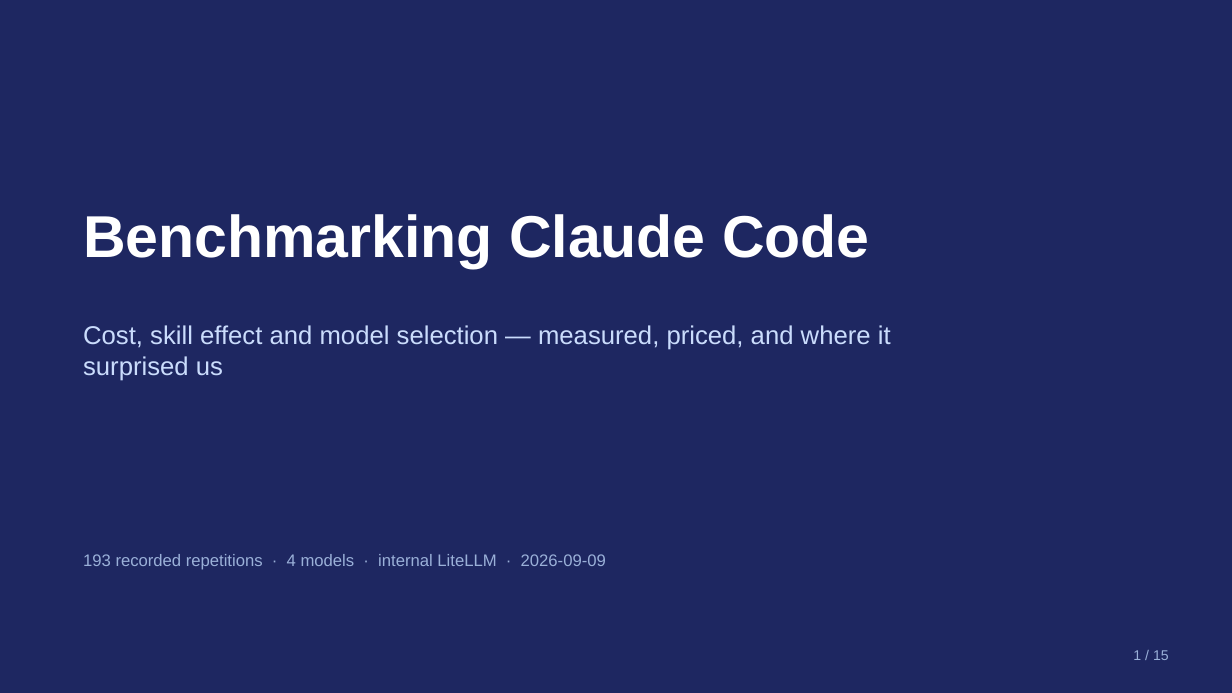
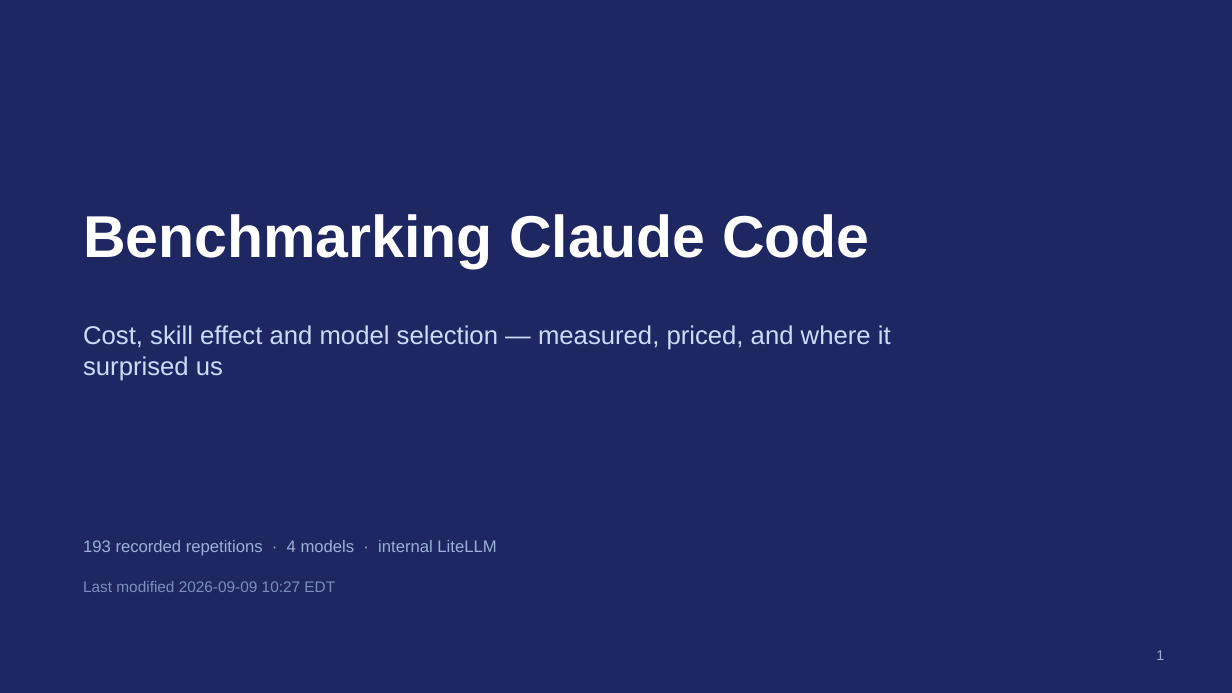
Before and after one commit to rossoctl/autobench-claudecode, a slide deck: slide 1 of results/autobench-claudecode-summary.pptx. Drawn at 1232x693 pixels with LibreOffice and Linux fonts; fonts in the diff are those of the drawing. Boxes give left, top, right and bottom in pixels: in the first picture for what was removed or moved away, otherwise in the second. Text is boxed around its words. In the diff, an @@ line names an element or a change of style, - is before the commit and + after.

```diff
--- a/results/autobench-claudecode-summary.pptx
+++ b/results/autobench-claudecode-summary.pptx
@@ text at (83, 540, 496, 556): text changed @@
-193 recorded repetitions · 4 models · internal LiteLLM · 2026-09-09
+193 recorded repetitions · 4 models · internal LiteLLM
@@ text added at (83, 581, 335, 592), 12 pt, text #7A8FC0 @@
+Last modified 2026-09-09 10:27 EDT
@@ text at (1156, 650, 1164, 660): text changed @@
-1 / 15
+1
```
Also in this commit, not shown: 14 other slides changed, 1 slide added, 3 other files.
